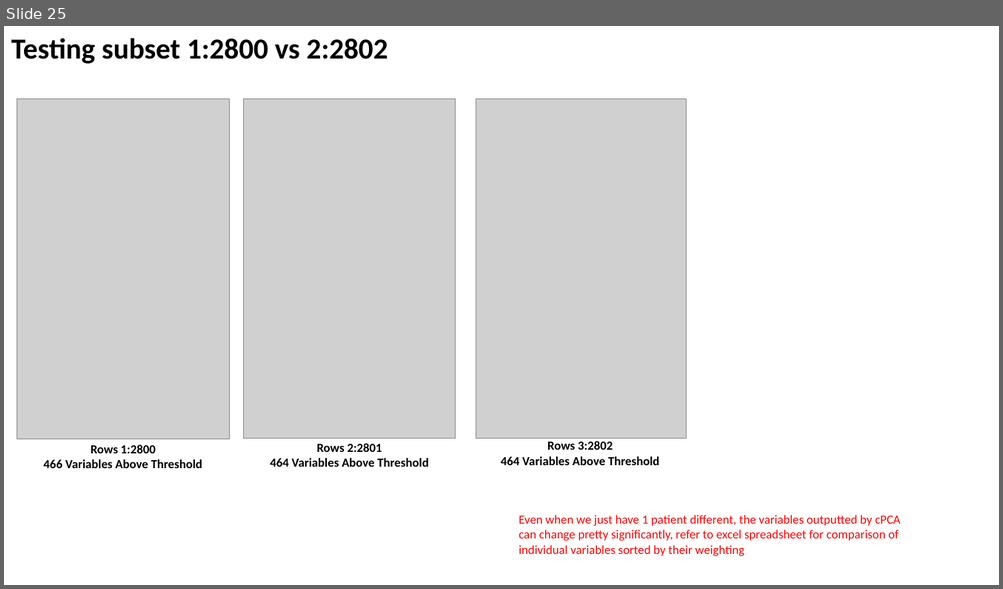
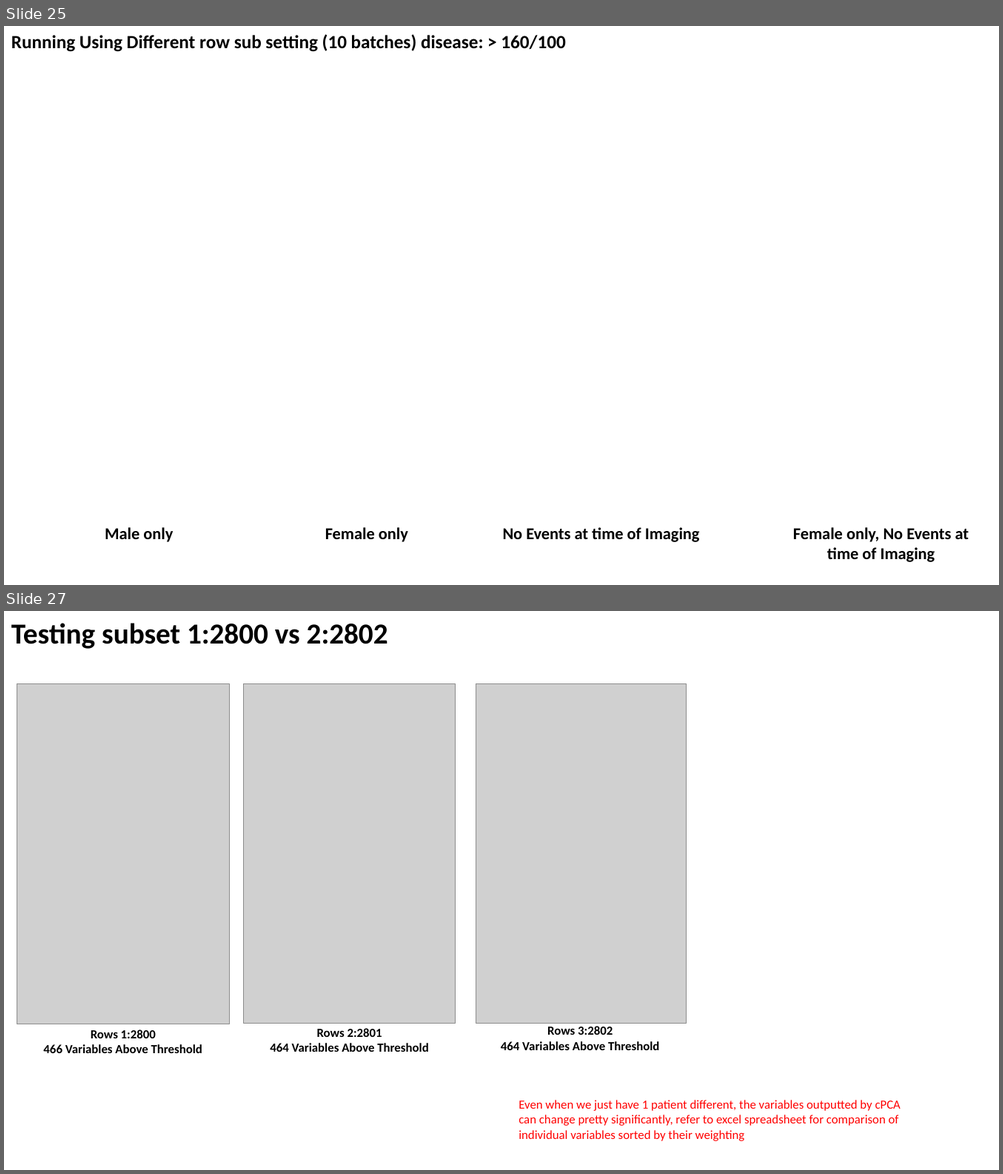
Before and after one commit to zhaohanxiong/OxfordCVM, a slide deck: job_results.pptx. Shown one above the other, each under a label of ours: slide 25 before the commit, slides 25 and 27 after it; the slides between them are not shown. The pictures are 1003x589 and 1003x1174 pixels, drawn with LibreOffice and Linux fonts; fonts in the diff are those of the drawing; grey boxes stand for pictures. Boxes give left, top, right and bottom in pixels: in the first picture for what was removed or moved away, otherwise in the second. Text is boxed around its words. In the diff, an @@ line names an element or a change of style, - is before the commit and + after.

```diff
--- a/job_results.pptx
+++ b/job_results.pptx
@@ slide 25 added at (4, 26, 999, 585), background #FFFFFF @@
@@ text added at (11, 34, 565, 52), 18 pt, text #000000, bold @@
+Running Using Different row sub setting (10 batches) disease: > 160/100
@@ text added at (105, 528, 173, 543), 16 pt, text #000000, bold @@
+Male only
@@ text added at (325, 528, 408, 543), 16 pt, text #000000, bold @@
+Female only
@@ text added at (503, 528, 700, 543), 16 pt, text #000000, bold @@
+No Events at time of Imaging
@@ text added at (793, 528, 969, 562), 16 pt, text #000000, bold @@
+Female only, No Events at time of Imaging
@@ what was slide 25 is now slide 27 @@
```
Also in this commit, not shown: 1 slide changed, 1 other slide added.
